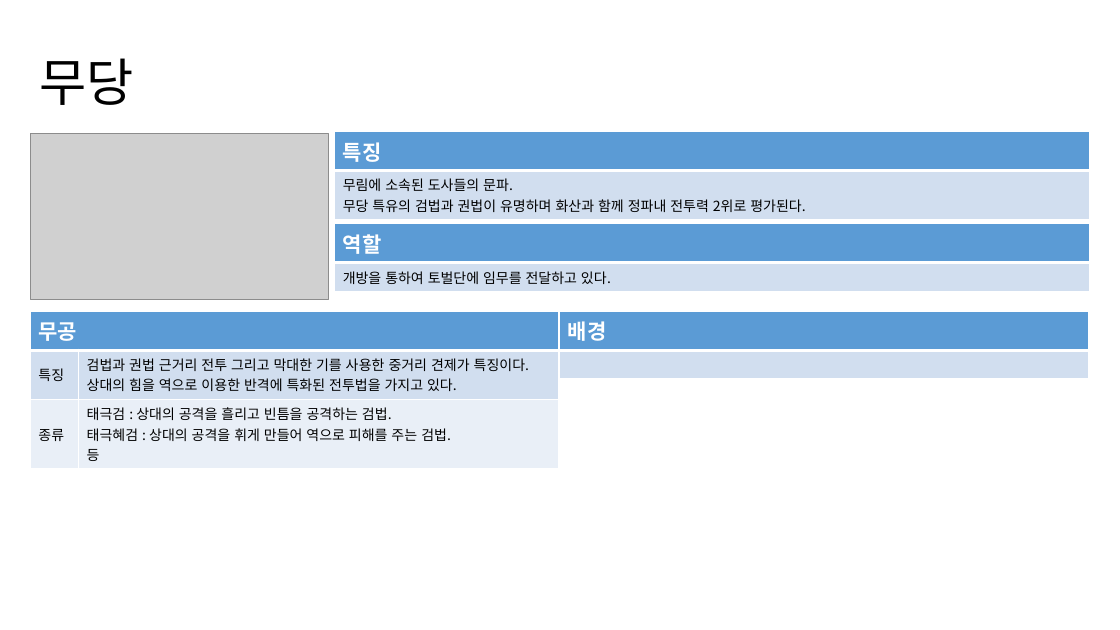
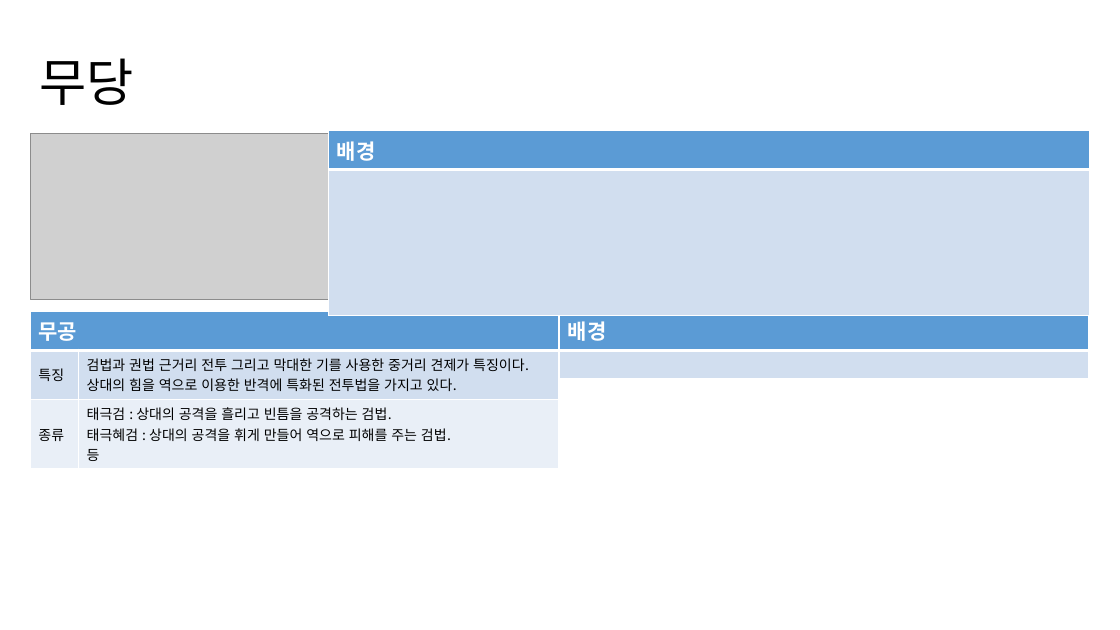
Before and after one commit to yjk0401/unityenginebasic_9th, a slide deck: slide 9 of 기획/세력 기획서.pptx. Drawn at 1120x630 pixels with LibreOffice and Linux fonts; fonts in the diff are those of the drawing; grey boxes stand for pictures. Boxes give left, top, right and bottom in pixels: in the first picture for what was removed or moved away, otherwise in the second. Text is boxed around its words. In the diff, an @@ line names an element or a change of style, - is before the commit and + after.

```diff
--- a/기획/세력 기획서.pptx
+++ b/기획/세력 기획서.pptx
@@ table added at [329,130,1089,310], 2 rows, 1 columns @@
+배경
+
@@ table removed at [334,132,1089,216], 2 rows, 1 columns @@
-특징
-무림에 소속된 도사들의 문파. / 무당 특유의 검법과 권법이 유명하며 화산과 함께 정파내 전투력 2위로 평가된다.
@@ table removed at [334,224,1089,288], 2 rows, 1 columns @@
-역할
-개방을 통하여 토벌단에 임무를 전달하고 있다.
```
Also in this commit, not shown: 6 other slides changed.
